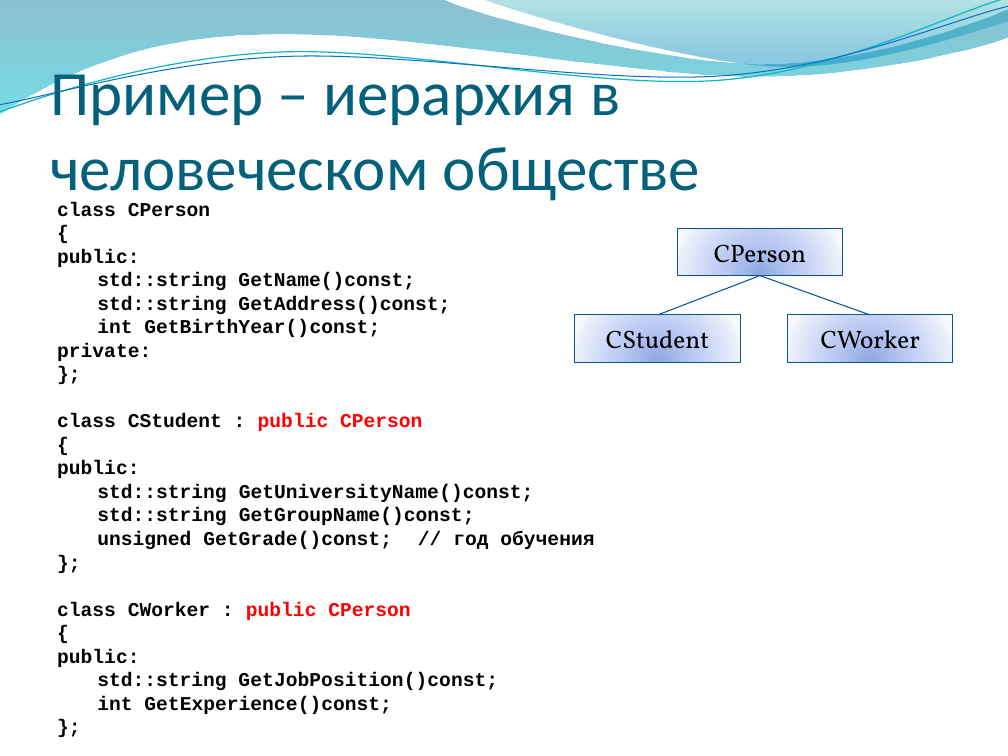
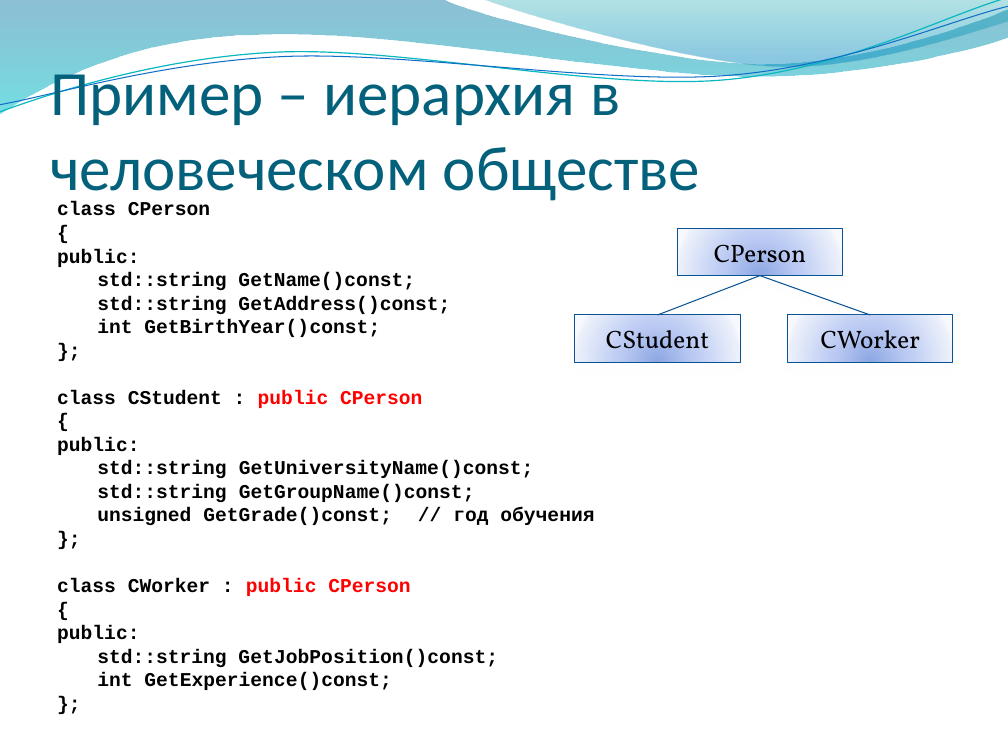
Before and after one commit to alexey-malov/oop, a slide deck: slide 13 of lectures/03/Композиция, наследование и полиморфизм.pptx. Drawn at 1008x756 pixels with LibreOffice and Linux fonts; fonts in the diff are those of the drawing; background and template pictures are left out. Boxes give left, top, right and bottom in pixels: in the first picture for what was removed or moved away, otherwise in the second. Text is boxed around its words. In the diff, an @@ line names an element or a change of style, - is before the commit and + after.

```diff
--- a/lectures/03/Композиция, наследование и полиморфизм.pptx
+++ b/lectures/03/Композиция, наследование и полиморфизм.pptx
@@ text at (x1=57, y1=343, x2=151, y2=361): paragraph removed @@
-private:
```
Also in this commit, not shown: 7 other slides changed.
